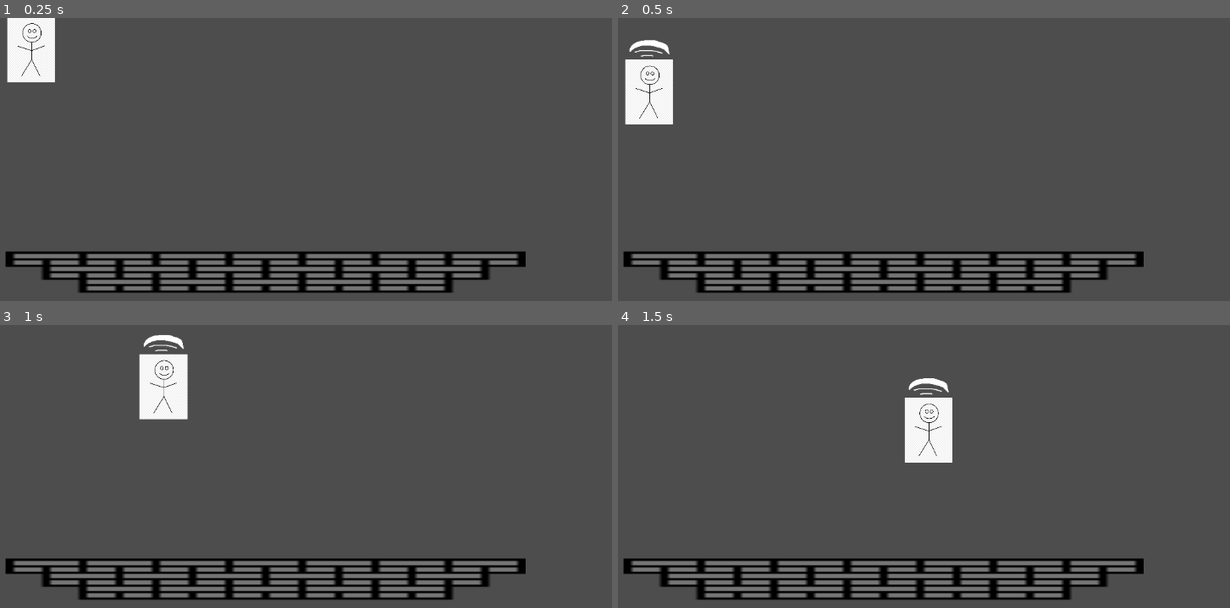
Above: before the commit, frames 1-4 (two rows, left to right).
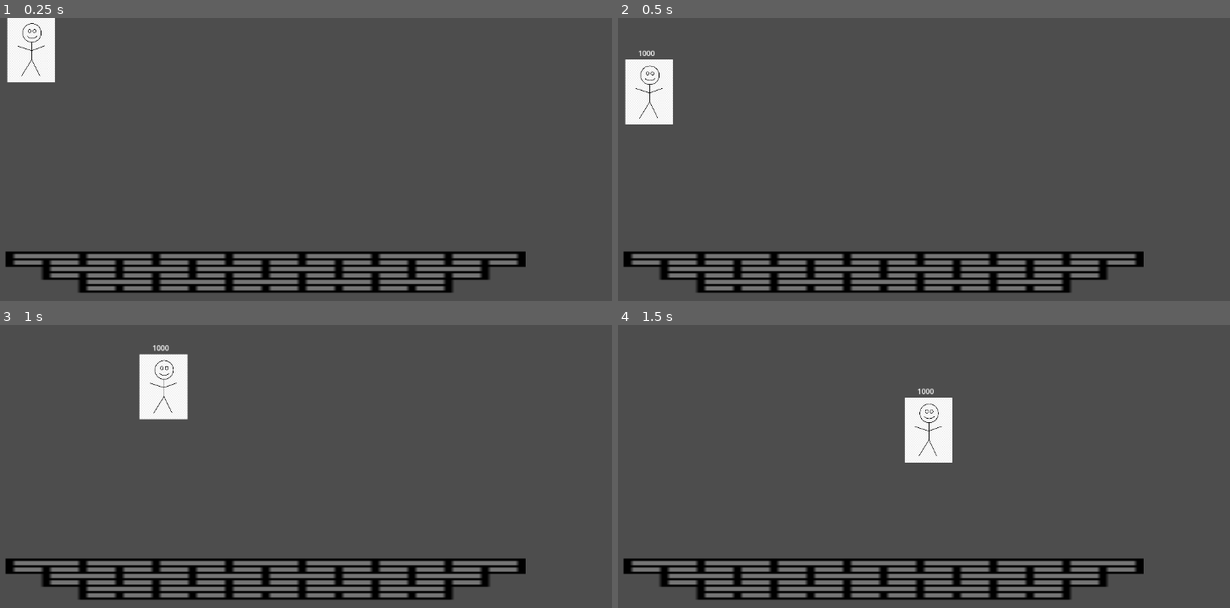
Above: after the commit, the same moments.

Repository: Iemonaide/fightinggame
Game: Godot game, scene res://scenes/game.tscn
Same seed, same stepped clock (60 frames per second), same inputs: the game is played once before the commit and once after it.
Inputs:
- Up to frame 1 (0.25 s): no input
- Up to frame 2 (0.5 s): no input
- Up to frame 3 (1 s): hold D (right) from 0.53 s (still down); tap Space (jump) at 0.6, 0.77 s
- Up to frame 4 (1.5 s): keep holding D (right); tap Space (jump) at 1.07, 1.35 s

Frame 1 is identical in both runs. In frame 2, 0.2% of the frame differs, in the area x 1-9%, y 7-14%; in frame 3, 0.2%, in the area x 23-31%, y 3-10%; in frame 4, 0.2%.

Commit message:
temporary healthbar and hp system

Diff:
--- a/fightinggame/scenes/character_body_2d.gd
+++ b/fightinggame/scenes/character_body_2d.gd
@@ -3,8 +3,7 @@
 @export var speed = 650
 @export var jump_velocity = -420
 @export var gravity = 980 # Adjust based on your game's scale
-@export var max_hp: int = 100
-var can_doublejump = true;
+@export var can_doublejump = true
 
 func _physics_process(delta):
 	# Apply gravity
@@ -39,29 +38,30 @@
 	# Move and slide
 	move_and_slide()
 
-var current_hp: int
-signal hp_changed(new_hp: int)
-signal died
+# Signals are crucial for decoupling and communication
+@export var max_health: int = 1000
+var current_health: int
+signal health_changed(new_health)
+signal depleted()
 
-func _ready() -> void:
-	current_hp = max_hp
+func _ready():
+	current_health = max_health
 
-func take_damage(amount: int) -> void:
-	current_hp -= amount
-	current_hp = clamp(current_hp, 0, max_hp)
+func take_damage(amount: int):
+	# This prevents the health from dropping below zero
+	current_health = max(0, current_health - amount)
+	emit_signal("health_changed", current_health)
+	if current_health <= 0:
+		emit_signal("depleted")
 
-	emit_signal("hp_changed", current_hp)
+func heal(amount: int):
+	# This prevents health from exceeding the maximum
+	current_health = min(max_health, current_health + amount)
+	emit_signal("health_changed", current_health)
 
-	if current_hp <= 0:
-		die()
-
-func die() -> void:
-	emit_signal("died")
-	queue_free()	# Replace with respawn logic if needed
-
-func apply_hit(damage: int, knockback: Vector2) -> void:
-	take_damage(damage)
-
-	# Knockback scales slightly as HP drops
-	var hp_ratio = float(max_hp - current_hp) / max_hp
-	velocity = knockback.normalized() * (damage * 5 + hp_ratio * 50)
+func set_max_health(new_max: int):
+	if new_max > 0:
+		max_health = new_max
+		# Adjust current health if the new max is lower
+	current_health = min(current_health, max_health)
+	emit_signal("health_changed", current_health)
--- a/fightinggame/scenes/character_body_2d.tscn
+++ b/fightinggame/scenes/character_body_2d.tscn
@@ -1,14 +1,11 @@
-[gd_scene load_steps=6 format=3 uid="uid://dh72t1hp32wo7"]
+[gd_scene load_steps=5 format=3 uid="uid://dh72t1hp32wo7"]
 
 [ext_resource type="Script" uid="uid://cpnbqt0wc0h40" path="res://scenes/character_body_2d.gd" id="1_g2brh"]
 [ext_resource type="Texture2D" uid="uid://cv410md4u5sco" path="res://assets/tempguy.jpg" id="1_lj8jo"]
-[ext_resource type="Texture2D" uid="uid://c48cedcjb6khm" path="res://assets/tempslash.png" id="3_dn4c7"]
+[ext_resource type="Script" uid="uid://c5agkmuhf1fn8" path="res://scenes/label.gd" id="3_dn4c7"]
 
 [sub_resource type="RectangleShape2D" id="RectangleShape2D_lj8jo"]
 size = Vector2(105, 144)
-
-[sub_resource type="RectangleShape2D" id="RectangleShape2D_4vejd"]
-size = Vector2(103, 44)
 
 [node name="temporaryfella" type="CharacterBody2D"]
 script = ExtResource("1_g2brh")
@@ -22,10 +19,9 @@
 position = Vector2(62.5, 76)
 shape = SubResource("RectangleShape2D_lj8jo")
 
-[node name="uptempslash" type="Sprite2D" parent="."]
-position = Vector2(68, 2)
-texture = ExtResource("3_dn4c7")
-
-[node name="uptempslashhitbox" type="CollisionShape2D" parent="."]
-position = Vector2(62.5, -19)
-shape = SubResource("RectangleShape2D_4vejd")
+[node name="Label" type="Label" parent="."]
+offset_left = 38.0
+offset_top = -22.0
+offset_right = 78.0
+offset_bottom = 1.0
+script = ExtResource("3_dn4c7")
--- /dev/null
+++ b/fightinggame/scenes/label.gd
@@ -0,0 +1,21 @@
+extends Label
+
+@export var player_node: Node2D # Drag your player node here in the editor
+
+var max_health = 1000 # Set your player's max health
+var current_health = 1000 # Set the initial health
+
+func _ready():
+	# Connect a signal from the player to update health when it changes
+	# This is a placeholder; you'll need to implement the signal in your player script
+	# player_node.health_changed.connect(update_health_label)
+	update_health_label()
+
+func update_health_label():
+	text = str(current_health) # Convert the health integer to a string
+
+func take_damage(amount):
+	current_health -= amount
+	if current_health < 0:
+		current_health = 0
+	update_health_label()
Not shown, added: fightinggame/scenes/label.gd.uid
